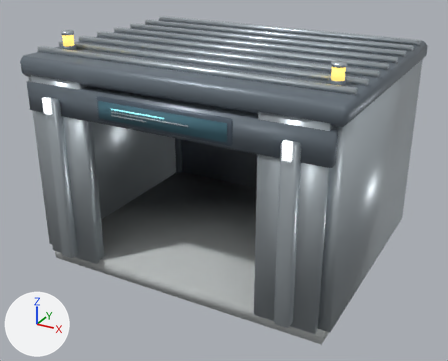
What one commit did to the glTF model assets/structures/factory_hall_ultra.glb.
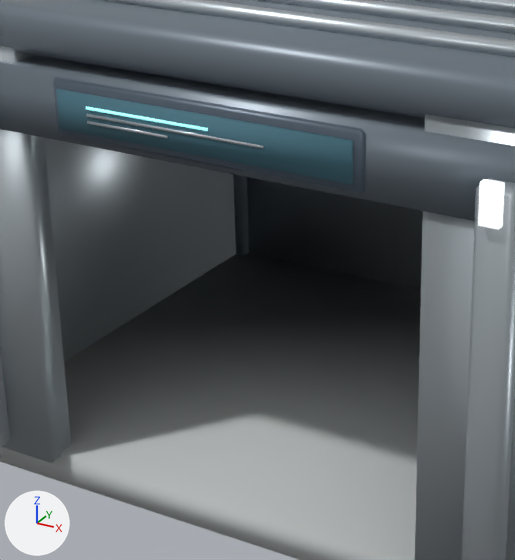
There are two pictures of each version: one whole from a 50 mm camera at (4.74, -8.96, 5.7) aimed at (0.01, -0.36, 1.4), one close up on the part from 16% to 66% of the width and 17% to 85% of the height. Every picture has the same lights, and +X, +Y and +Z are marked at lower left. The first two pictures are the older version. Where no turn or scale is listed for an object, it has been applied to the vertices.

Objects in the first close-up: 'Body_black', 'Drainpipe_dark', 'Foundation_concrete', 'FrontFrame_steel', 'Header_dark', 'Lamp_ink', 'PortalTrim_steel', 'RoofRib_steel', 'Roof_dark', 'ScreenGraphics_glow', 'ScreenGraphics_steel', 'SignScreen_screen', 'Wall_steel'.
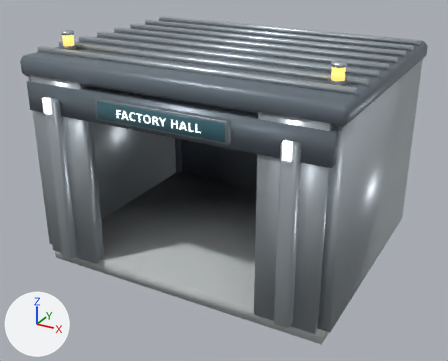
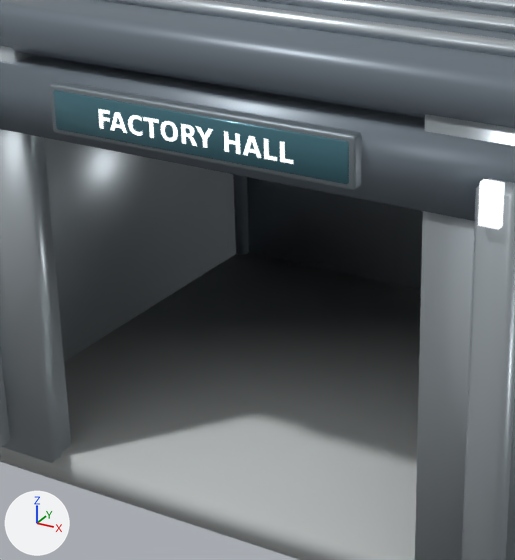
Location of each change, [x1, y1, x2, y2] in pixels of the close-ups (515 x 560 px):
'SignScreen_screen', deleted (cyan)
    before: [56, 89, 353, 184]
'SignPlate_glass', added (cyan)
    after: [53, 90, 349, 184]
'Body_black', deleted
    before: [53, 77, 366, 194]
'ScreenMount_frame', added
    after: [50, 81, 362, 190]
'TypeLabel_white', added
    after: [98, 109, 293, 164]
'ScreenGraphics_steel', deleted
    before: [86, 114, 264, 149]
'ScreenGraphics_glow', deleted
    before: [86, 106, 208, 131]

Edits to the bpy script that builds the scene:
```text
Add mat_white:
    mat_white = principled_material('white')
    mat_white.base_color = (0.906, 0.941, 0.929)  # white #f4f8f7
    mat_white.roughness = 0.38
    mat_white.emission_color = (0.679, 0.706, 0.697)  # light grey #d7dbd9
    mat_white.emission_strength = 1.0
Add mat_glass:
    mat_glass = principled_material('glass')
    mat_glass.base_color = (0.0627, 0.173, 0.216)  # cyan #477380
    mat_glass.metallic = 0.28
    mat_glass.roughness = 0.2
Add mat_frame:
    mat_frame = principled_material('frame')
    mat_frame.base_color = (0.224, 0.267, 0.294)  # grey #828d94
    mat_frame.metallic = 0.65
    mat_frame.roughness = 0.49
Add me_typelabel_white:
    me_typelabel_white.from_pydata(...)  # 174 vertices, 160 faces; spans x -0.701..0.701, y -2.246, z 2.943..3.073
    me_typelabel_white.materials.append(mat_white)  # white #f4f8f7, glowing light grey #d7dbd9
Add me_signplate_glass:
    me_signplate_glass.from_pydata(...)  # 24 vertices, 44 faces; spans x -1.06..1.06, y -2.24..-2.2, z 2.88..3.14
    me_signplate_glass.materials.append(mat_glass)  # cyan #477380
Add me_screenmount_frame:
    me_screenmount_frame.from_pydata(...)  # 56 vertices, 108 faces; spans x -1.1..1.1, y -2.23..-2.09, z 2.84..3.17
    me_screenmount_frame.materials.append(mat_frame)  # grey #828d94
Remove ob_body_black:
    ob_body_black = bpy.data.objects.new('Body_black', me_body_black)
    ob_body_black.location = (0.0, 0.0, 0.0)
Remove ob_signscreen_screen:
    ob_signscreen_screen = bpy.data.objects.new('SignScreen_screen', me_signscreen_screen)
    ob_signscreen_screen.location = (0.0, 0.0, 0.0)
Remove ob_screengraphics_glow:
    ob_screengraphics_glow = bpy.data.objects.new('ScreenGraphics_glow', me_screengraphics_glow)
    ob_screengraphics_glow.location = (0.0, 0.0, 0.0)
Remove ob_screengraphics_steel:
    ob_screengraphics_steel = bpy.data.objects.new('ScreenGraphics_steel', me_screengraphics_steel)
    ob_screengraphics_steel.location = (0.0, 0.0, 0.0)
Add ob_typelabel_white:
    ob_typelabel_white = bpy.data.objects.new('TypeLabel_white', me_typelabel_white)
    ob_typelabel_white.location = (0.0, 0.0, 0.0)
Add ob_signplate_glass:
    ob_signplate_glass = bpy.data.objects.new('SignPlate_glass', me_signplate_glass)
    ob_signplate_glass.location = (0.0, 0.0, 0.0)
Add ob_screenmount_frame:
    ob_screenmount_frame = bpy.data.objects.new('ScreenMount_frame', me_screenmount_frame)
    ob_screenmount_frame.location = (0.0, 0.0, 0.0)
```
